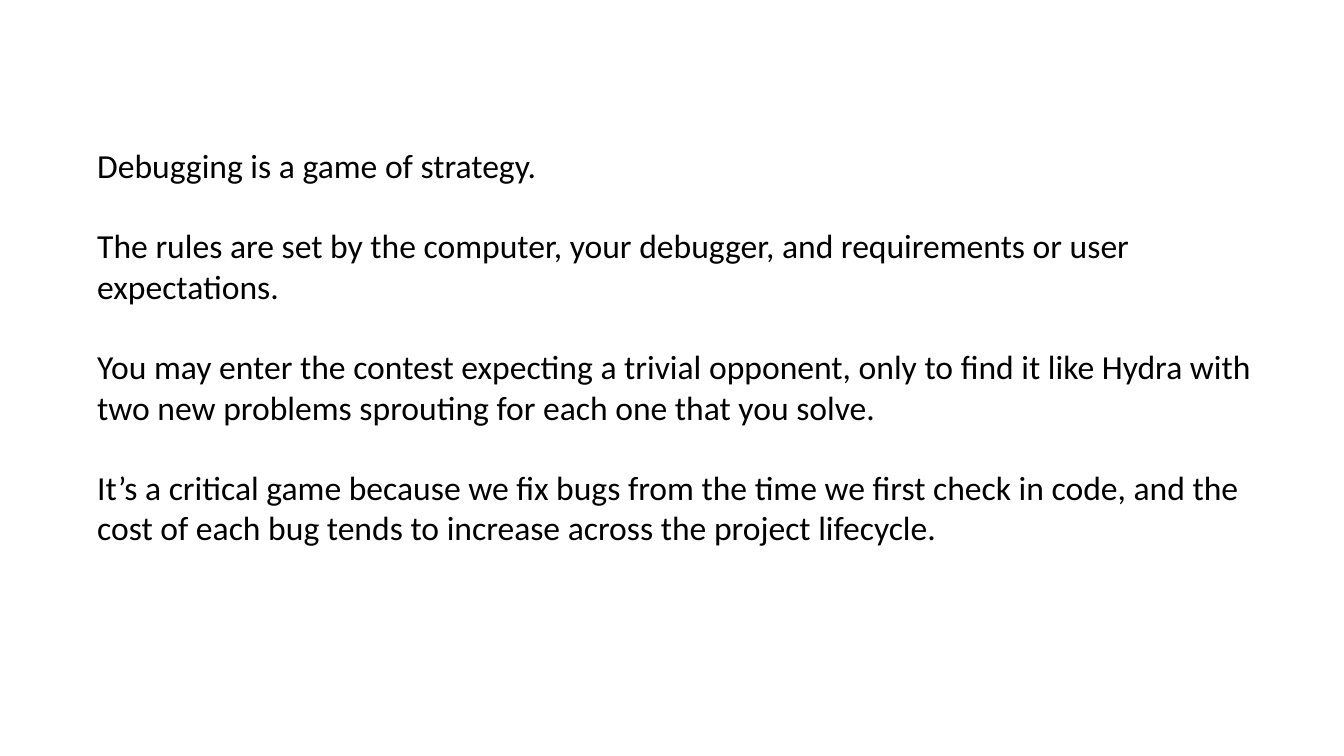
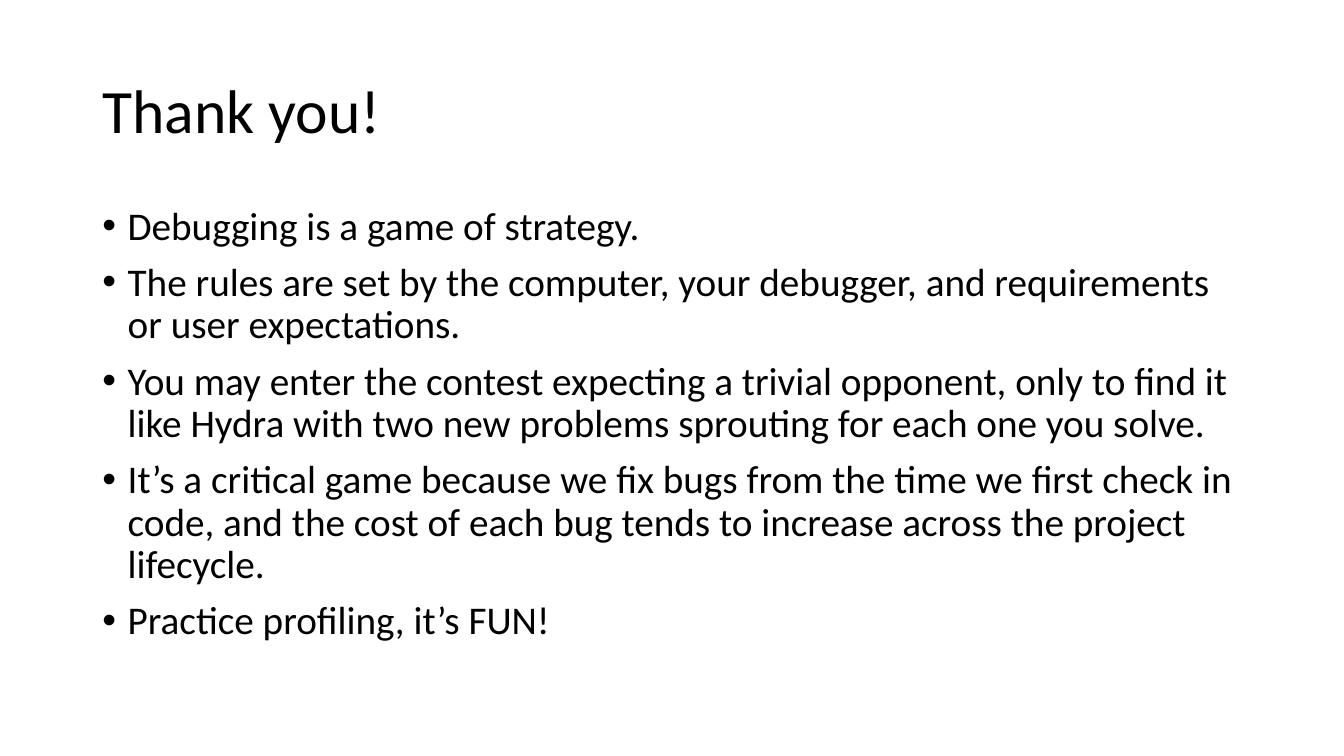
Before and after one commit to KathleenDollard/talks-debugging, a slide deck: slide 30 of Debugging.pptx (slide 17 before the commit). Drawn at 1344x756 pixels with LibreOffice and Linux fonts; fonts in the diff are those of the drawing. Boxes give left, top, right and bottom in pixels: in the first picture for what was removed or moved away, otherwise in the second. Text is boxed around its words. In the diff, an @@ line names an element or a change of style, - is before the commit and + after.

```diff
--- a/Debugging.pptx
+++ b/Debugging.pptx
@@ title added at (102, 90, 381, 143), 44 pt, text #000000 @@
+Thank you!
@@ text "Debugging is a game of ...": place and size @@
-text "Debugging is a game of ..." at (97, 154, 1251, 546)
+text "Debugging is a game of ..." at (128, 212, 1232, 641)
@@ text at (128, 212, 1232, 585): size 24 to 28 pt in "Debugging is a game of strategy.", "The rules are set by the computer, ...", "It’s a critical game because we fix ..."; bullet none to •; line spacing 1 to 0.9; more space between paragraphs @@
@@ text at (128, 367, 1227, 444): text changed; size 24 to 28 pt @@
-You may enter the contest expecting a trivial opponent, only to find it like Hydra with two new problems sprouting for each one that you solve.
+• You may enter the contest expecting a trivial opponent, only to find it like Hydra with two new problems sprouting for each one you solve.
@@ text at (128, 606, 550, 641): paragraph added @@
+• Practice profiling, it’s FUN!
```
Also in this commit, not shown: 3 other slides changed, 2 slides added, 2 slides removed, 1 other file.
